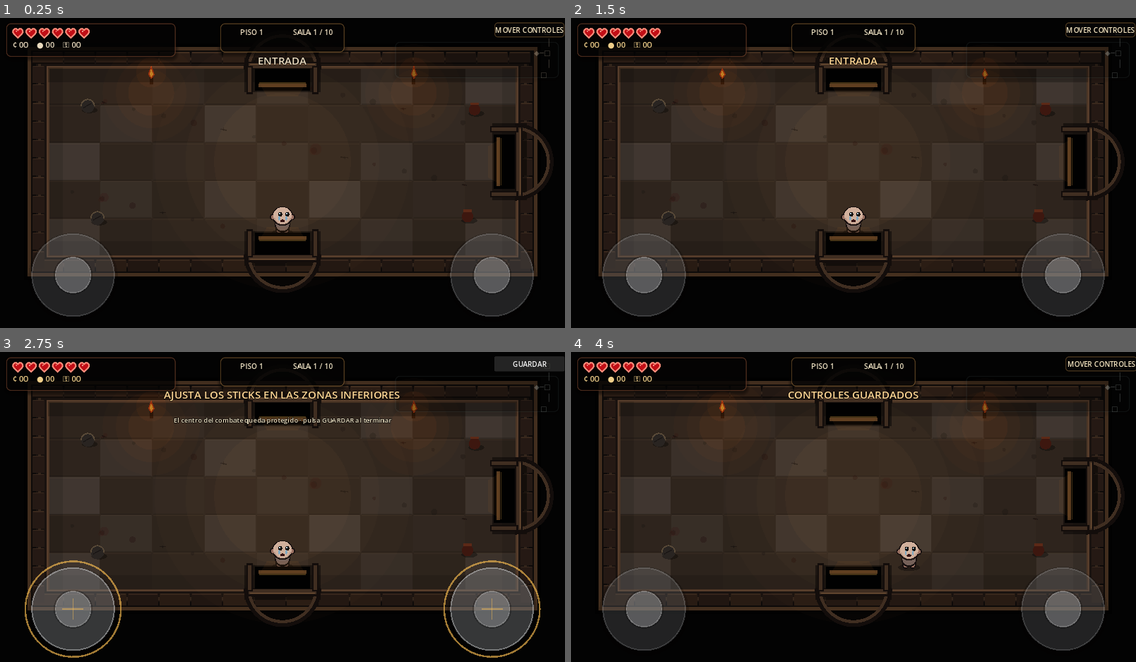
Above: before the commit, frames 1-4 (two rows, left to right).
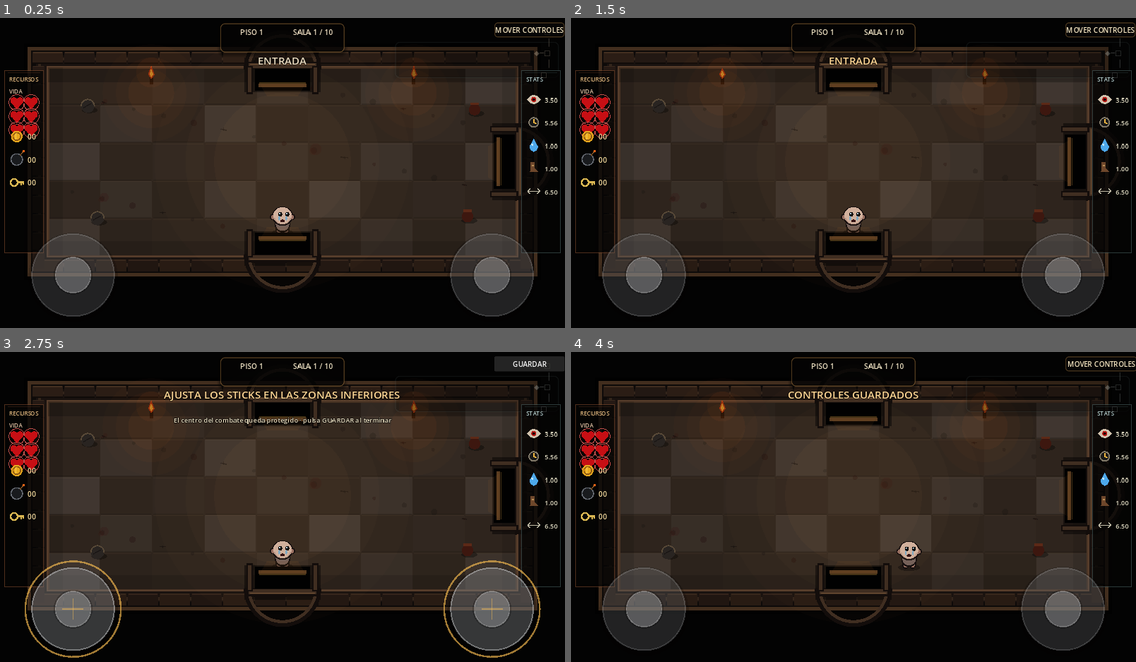
Above: after the commit, the same moments.

Repository: LoloscarPrr/Binding-of-Ismael
Game: Godot game, scene res://scenes/main.tscn
Two runs of this game, one before a commit and one after it. Both use one fixed random seed, a clock stepped at 60 frames per second and the inputs below.
Inputs (mouse positions are in pixels of both pictures, inside the frame that each line leads up to):
- Up to frame 1 (0.25 s): no input
- Up to frame 2 (1.5 s): click (1045, 61) at 0.5 s; click (1017, 111) at 1.25 s
- Up to frame 3 (2.75 s): click "MOVER CONTROLES" at 2 s
- Up to frame 4 (4 s): click "GUARDAR" at 2.75 s; tap Enter at 3.5 s; move the mouse to (977, 494) at 3.52 s; hold D (move_right) from 3.53 s (still down); click (977, 494) at 3.67 s

The runs differ from the first frame. In frame 1, 4.9% of the frame differs, in the area x 0-100%, y 1-76%; in frame 2, 4.9%; in frame 3, 4.8%; in frame 4, 4.9%.

Commit message:
phase3.7b: add side resources and live combat stats HUD

Diff:
--- /dev/null
+++ b/scripts/combat_side_hud.gd
@@ -0,0 +1,205 @@
+extends Control
+class_name IsmaelCombatSideHud
+
+var game: Node
+var player: IsmaelPlayer
+var combat_rect := Rect2()
+var viewport_size := Vector2.ZERO
+var left_panel := Rect2()
+var right_panel := Rect2()
+var _age := 0.0
+
+func configure(game_ref: Node, player_ref: IsmaelPlayer) -> void:
+	game = game_ref
+	player = player_ref
+	mouse_filter = Control.MOUSE_FILTER_IGNORE
+	set_process(true)
+	queue_redraw()
+
+func set_layout(rect: Rect2, screen_size: Vector2) -> void:
+	combat_rect = rect
+	viewport_size = screen_size
+	position = Vector2.ZERO
+	size = screen_size
+	var outer_gap := 10.0
+	var left_width := maxf(74.0,rect.position.x-outer_gap*2.0)
+	var right_width := maxf(74.0,screen_size.x-rect.end.x-outer_gap*2.0)
+	var panel_y := rect.position.y+8.0
+	var panel_h := maxf(180.0,rect.size.y-16.0)
+	left_panel = Rect2(Vector2(outer_gap,panel_y),Vector2(left_width,panel_h))
+	right_panel = Rect2(Vector2(rect.end.x+outer_gap,panel_y),Vector2(right_width,panel_h))
+	queue_redraw()
+
+func _process(delta: float) -> void:
+	_age += delta
+	queue_redraw()
+
+func _draw() -> void:
+	if not is_instance_valid(player) or combat_rect.size.x <= 1.0:
+		return
+	_draw_panel(left_panel,Color(0.52,0.30,0.18,0.58))
+	_draw_panel(right_panel,Color(0.30,0.40,0.40,0.56))
+	_draw_resources(left_panel)
+	_draw_stats(right_panel)
+
+func _draw_panel(rect: Rect2, accent: Color) -> void:
+	draw_rect(rect,Color(0.018,0.016,0.015,0.76))
+	draw_rect(rect,accent,false,2.0)
+	draw_line(rect.position+Vector2(8,5),Vector2(rect.end.x-8,rect.position.y+5),Color(accent.r,accent.g,accent.b,0.28),2.0)
+	draw_line(Vector2(rect.position.x+8,rect.end.y-5),rect.end-Vector2(8,5),Color(0,0,0,0.36),2.0)
+
+func _draw_resources(rect: Rect2) -> void:
+	var width := rect.size.x
+	var font_size := int(clampf(width*0.105,13.0,18.0))
+	var value_size := int(clampf(width*0.145,16.0,23.0))
+	var title_pos := Vector2(rect.position.x+10.0,rect.position.y+25.0)
+	_draw_text("RECURSOS",title_pos,font_size,Color(0.86,0.70,0.48))
+	var y := rect.position.y+52.0
+	_draw_text("VIDA",Vector2(rect.position.x+10.0,y),font_size,Color(0.88,0.76,0.64))
+	y += 19.0
+	_draw_hearts(rect,y)
+	y += 78.0
+	var coins := int(game.get("_coins")) if is_instance_valid(game) else 0
+	var bombs := int(game.get("_bombs")) if is_instance_valid(game) else 0
+	var keys := int(game.get("_keys")) if is_instance_valid(game) else 0
+	_draw_resource_row("coin",coins,rect,y,value_size)
+	y += 52.0
+	_draw_resource_row("bomb",bombs,rect,y,value_size)
+	y += 52.0
+	_draw_resource_row("key",keys,rect,y,value_size)
+	if player.floor_shield_enabled:
+		y += 58.0
+		_draw_text("ESCUDO",Vector2(rect.position.x+10.0,y),font_size,Color(0.70,0.78,0.82))
+		_draw_shield_icon(Vector2(rect.get_center().x,y+28.0),player.floor_shield_charges>0)
+
+func _draw_hearts(rect: Rect2, top_y: float) -> void:
+	var columns := 3 if rect.size.x >= 120.0 else 2
+	var gap_x := minf(40.0,(rect.size.x-24.0)/float(columns))
+	var start_x := rect.get_center().x-gap_x*float(columns-1)*0.5
+	var gap_y := 31.0
+	for i in range(player.max_health):
+		var col := i%columns
+		var row := i/columns
+		var p := Vector2(start_x+col*gap_x,top_y+row*gap_y)
+		var filled := i < player.health
+		_draw_heart(p,filled)
+
+func _draw_resource_row(kind: String, value: int, rect: Rect2, y: float, font_size: int) -> void:
+	var icon_pos := Vector2(rect.position.x+28.0,y)
+	match kind:
+		"coin": _draw_coin(icon_pos)
+		"bomb": _draw_bomb(icon_pos)
+		"key": _draw_key(icon_pos)
+	_draw_text("%02d" % value,Vector2(rect.position.x+52.0,y+7.0),font_size,Color(0.96,0.86,0.62))
+
+func _draw_stats(rect: Rect2) -> void:
+	var width := rect.size.x
+	var font_size := int(clampf(width*0.105,13.0,18.0))
+	var value_size := int(clampf(width*0.125,15.0,21.0))
+	_draw_text("STATS",Vector2(rect.position.x+10.0,rect.position.y+25.0),font_size,Color(0.70,0.80,0.80))
+	var damage_display := float(player.projectile_damage)*3.50
+	var tears_display := 1.0/maxf(player.fire_rate,0.01)
+	var shot_display := player.projectile_speed/760.0
+	var move_display := player.move_speed/280.0
+	var range_display := 6.50*(player.projectile_speed/760.0)
+	var rows := [
+		["damage",damage_display],
+		["tears",tears_display],
+		["shot",shot_display],
+		["move",move_display],
+		["range",range_display]
+	]
+	var y := rect.position.y+65.0
+	for row in rows:
+		_draw_stat_row(String(row[0]),float(row[1]),rect,y,value_size)
+		y += 52.0
+	var passive_y := rect.end.y-116.0
+	if player.homing_strength>0.0 or player.projectile_pierce>0 or player.burst_count>1:
+		_draw_text("PASIVOS",Vector2(rect.position.x+10.0,passive_y),font_size,Color(0.64,0.70,0.68))
+		passive_y += 28.0
+		if player.homing_strength>0.0:
+			_draw_text("OJO",Vector2(rect.position.x+12.0,passive_y),font_size,Color(0.62,0.75,0.42))
+			passive_y += 23.0
+		if player.projectile_pierce>0:
+			_draw_text("AGUJA",Vector2(rect.position.x+12.0,passive_y),font_size,Color(0.78,0.78,0.72))
+			passive_y += 23.0
+		if player.burst_count>1:
+			_draw_text("RÁFAGA x%d" % player.burst_count,Vector2(rect.position.x+12.0,passive_y),font_size,Color(0.78,0.54,0.34))
+
+func _draw_stat_row(kind: String, value: float, rect: Rect2, y: float, font_size: int) -> void:
+	var icon := Vector2(rect.position.x+28.0,y)
+	match kind:
+		"damage": _draw_eye(icon)
+		"tears": _draw_clock(icon)
+		"shot": _draw_tear(icon)
+		"move": _draw_boot(icon)
+		"range": _draw_range(icon)
+	var decimals := 2
+	_draw_text(("%.*f" % [decimals,value]),Vector2(rect.position.x+52.0,y+7.0),font_size,Color(0.90,0.88,0.78))
+
+func _draw_text(text: String, pos: Vector2, font_size: int, color: Color) -> void:
+	var font := ThemeDB.fallback_font
+	draw_string(font,pos+Vector2(2,2),text,HORIZONTAL_ALIGNMENT_LEFT,-1,font_size,Color(0,0,0,0.76))
+	draw_string(font,pos,text,HORIZONTAL_ALIGNMENT_LEFT,-1,font_size,color)
+
+func _draw_heart(p: Vector2, filled: bool) -> void:
+	var c := Color(0.78,0.06,0.08) if filled else Color(0.18,0.09,0.09)
+	var edge := Color(0.98,0.40,0.38,0.76) if filled else Color(0.38,0.24,0.22,0.62)
+	draw_circle(p+Vector2(-7,-3),8.0,c)
+	draw_circle(p+Vector2(7,-3),8.0,c)
+	draw_colored_polygon(PackedVector2Array([p+Vector2(-14,0),p+Vector2(14,0),p+Vector2(0,17)]),c)
+	draw_arc(p+Vector2(0,1),18.0,0.0,TAU,24,edge,1.5)
+
+func _draw_coin(p: Vector2) -> void:
+	draw_circle(p,13.0,Color(0.91,0.66,0.12))
+	draw_circle(p,8.5,Color(0.56,0.35,0.07),false,2.5)
+	draw_line(p+Vector2(-2,-7),p+Vector2(-2,7),Color(1.0,0.86,0.40,0.78),2.0)
+
+func _draw_bomb(p: Vector2) -> void:
+	draw_circle(p,13.0,Color(0.10,0.105,0.12))
+	draw_arc(p,13.0,0.0,TAU,24,Color(0.40,0.42,0.45),2.5)
+	draw_line(p+Vector2(7,-9),p+Vector2(14,-17),Color(0.48,0.31,0.14),3.0)
+	draw_circle(p+Vector2(16,-19),2.8,Color(0.92,0.38,0.08))
+
+func _draw_key(p: Vector2) -> void:
+	var c := Color(0.86,0.72,0.32)
+	draw_circle(p+Vector2(-6,0),8.0,c,false,4.0)
+	draw_line(p+Vector2(2,0),p+Vector2(16,0),c,5.0)
+	draw_line(p+Vector2(10,0),p+Vector2(10,7),c,4.0)
+	draw_line(p+Vector2(15,0),p+Vector2(15,5),c,3.0)
+
+func _draw_eye(p: Vector2) -> void:
+	var pts := PackedVector2Array([p+Vector2(-16,0),p+Vector2(-8,-8),p+Vector2(0,-11),p+Vector2(8,-8),p+Vector2(16,0),p+Vector2(8,8),p+Vector2(0,11),p+Vector2(-8,8)])
+	draw_colored_polygon(pts,Color(0.82,0.76,0.68))
+	draw_circle(p,6.0,Color(0.72,0.10,0.08))
+	draw_circle(p,3.0,Color(0.03,0.025,0.025))
+
+func _draw_clock(p: Vector2) -> void:
+	draw_circle(p,12.0,Color(0.50,0.47,0.41))
+	draw_circle(p,9.0,Color(0.10,0.10,0.10))
+	draw_line(p,p+Vector2(0,-7),Color(0.94,0.72,0.26),2.5)
+	draw_line(p,p+Vector2(6,3),Color(0.94,0.72,0.26),2.5)
+
+func _draw_tear(p: Vector2) -> void:
+	draw_colored_polygon(PackedVector2Array([p+Vector2(0,-15),p+Vector2(10,3),p+Vector2(7,11),p+Vector2(0,15),p+Vector2(-7,11),p+Vector2(-10,3)]),Color(0.30,0.66,0.92))
+	draw_circle(p+Vector2(-3,-2),2.5,Color(0.84,0.96,1.0,0.80))
+
+func _draw_boot(p: Vector2) -> void:
+	var c := Color(0.43,0.28,0.17)
+	draw_rect(Rect2(p+Vector2(-7,-14),Vector2(9,17)),c)
+	draw_colored_polygon(PackedVector2Array([p+Vector2(-7,0),p+Vector2(3,0),p+Vector2(11,9),p+Vector2(-9,9)]),c)
+	draw_line(p+Vector2(-5,-6),p+Vector2(1,-6),Color(0.72,0.56,0.34),2.0)
+
+func _draw_range(p: Vector2) -> void:
+	var c := Color(0.76,0.74,0.66)
+	draw_line(p+Vector2(-14,0),p+Vector2(14,0),c,2.5)
+	draw_line(p+Vector2(-14,0),p+Vector2(-8,-6),c,2.5)
+	draw_line(p+Vector2(-14,0),p+Vector2(-8,6),c,2.5)
+	draw_line(p+Vector2(14,0),p+Vector2(8,-6),c,2.5)
+	draw_line(p+Vector2(14,0),p+Vector2(8,6),c,2.5)
+
+func _draw_shield_icon(p: Vector2, active: bool) -> void:
+	var c := Color(0.74,0.82,0.86) if active else Color(0.30,0.32,0.34)
+	var pts := PackedVector2Array([p+Vector2(0,-16),p+Vector2(14,-9),p+Vector2(11,7),p+Vector2(0,17),p+Vector2(-11,7),p+Vector2(-14,-9)])
+	draw_colored_polygon(pts,Color(c.r,c.g,c.b,0.26))
+	draw_polyline(PackedVector2Array([pts[0],pts[1],pts[2],pts[3],pts[4],pts[5],pts[0]]),c,2.5,true)
--- a/scripts/main_v2.gd
+++ b/scripts/main_v2.gd
@@ -9,6 +9,7 @@
 var hud_center_card: Panel
 var hud_right_card: Panel
 var minimap_touch_zone: Button
+var combat_side_hud: IsmaelCombatSideHud
 var _left_touch_zone := Rect2()
 var _right_touch_zone := Rect2()
 var _minimap_expanded := false
@@ -44,6 +45,10 @@
 	boss_hud = IsmaelBossHud.new()
 	layer.add_child(boss_hud)
 	_create_hud_cards(layer)
+	combat_side_hud = IsmaelCombatSideHud.new()
+	combat_side_hud.configure(self,player)
+	combat_side_hud.z_index = -1
+	layer.add_child(combat_side_hud)
 	minimap_touch_zone = Button.new()
 	minimap_touch_zone.text = ""
 	minimap_touch_zone.flat = true
@@ -96,6 +101,11 @@
 	hud_backdrop.add_theme_stylebox_override("panel",hud_style)
 	if is_instance_valid(hud_left_card):
 		hud_left_card.add_theme_stylebox_override("panel",_hud_card_style(Color(0.44,0.25,0.16,0.64)))
+		hud_left_card.visible = false
+	if is_instance_valid(health_hud):
+		health_hud.visible = false
+	if is_instance_valid(pickup_label):
+		pickup_label.visible = false
 	if is_instance_valid(hud_center_card):
 		hud_center_card.add_theme_stylebox_override("panel",_hud_card_style(Color(0.54,0.39,0.20,0.58)))
 	if is_instance_valid(hud_right_card):
@@ -179,6 +189,9 @@
 			minf(max_center_y,room_rect.end.y+pad_side*0.17)
 		)
 		right_stick.position = _position_from_center(right_center,right_stick.size,false)
+	if is_instance_valid(combat_side_hud):
+		combat_side_hud.visible = not _run_complete
+		combat_side_hud.set_layout(room_rect,screen_size)
 	var card_y := 12.0
 	var map_card_y := 54.0
 	var left_card_w := clampf(screen_size.x*0.30,360.0,470.0)
@@ -298,7 +311,7 @@
 		right_stick.reset()
 		right_stick.set_edit_mode(false)
 		right_stick.visible = false
-	for node in [hud_backdrop,health_hud,pickup_label,minimap_label,floor_label,room_label,hud_left_card,hud_center_card,hud_right_card,minimap_touch_zone,control_edit_button]:
+	for node in [hud_backdrop,health_hud,pickup_label,minimap_label,floor_label,room_label,hud_left_card,hud_center_card,hud_right_card,minimap_touch_zone,control_edit_button,combat_side_hud]:
 		if is_instance_valid(node):
 			node.visible = false
 	if is_instance_valid(floor_exit_label):
Not shown, changed: export_presets.cfg
